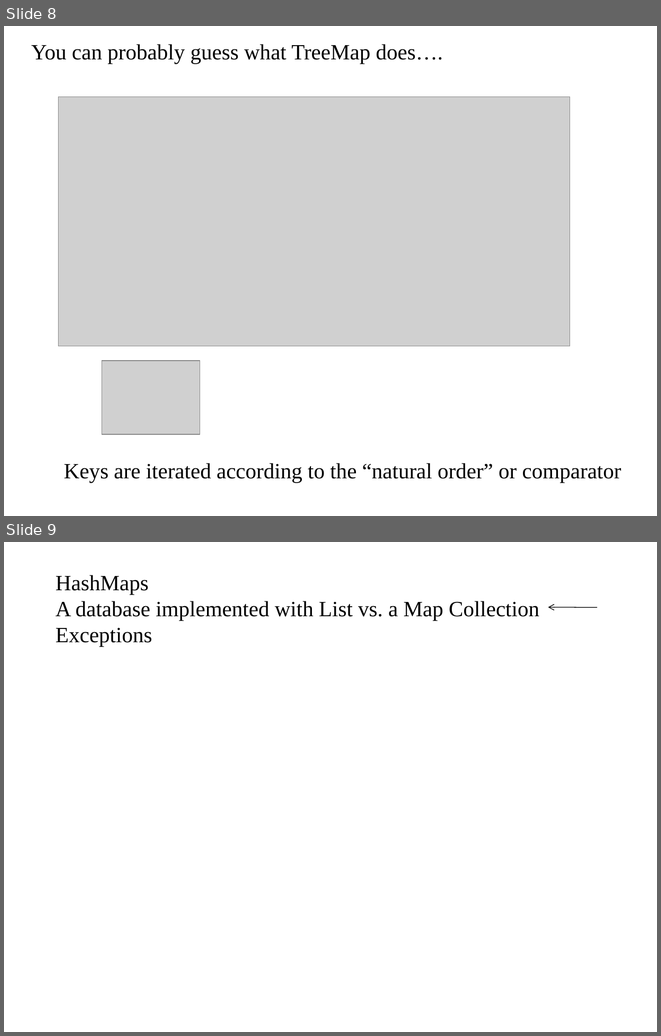
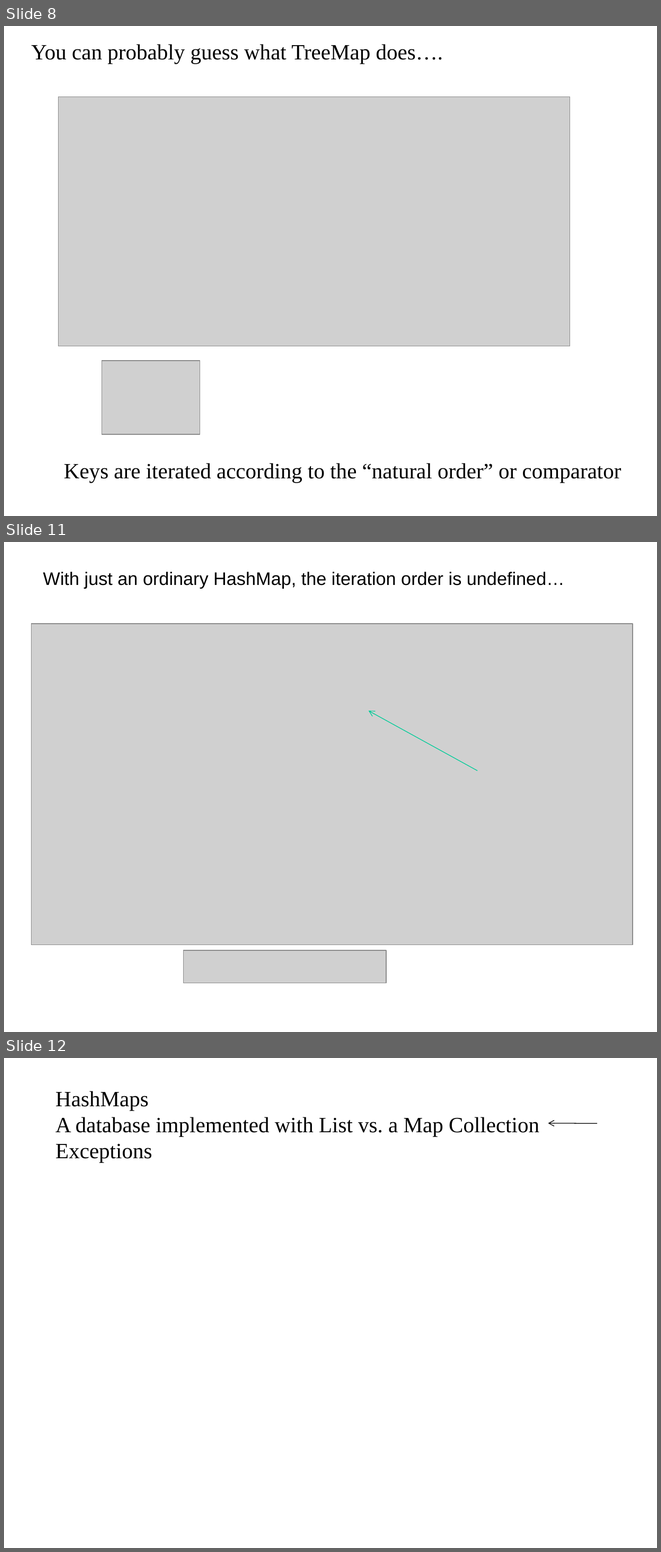
Before and after one commit to afodor/afodor.github.io, a slide deck: classes/prog2015/Prog3-Lecture9.ppt. Shown one above the other, each under a label of ours: slides 8 and 9 before the commit, slides 8, 11 and 12 after it; the slides between them are not shown. The pictures are 661x1036 and 661x1552 pixels, drawn with LibreOffice and Linux fonts; fonts in the diff are those of the drawing; grey boxes stand for pictures. Boxes give left, top, right and bottom in pixels: in the first picture for what was removed or moved away, otherwise in the second. Text is boxed around its words. In the diff, an @@ line names an element or a change of style, - is before the commit and + after.

```diff
--- a/classes/prog2015/Prog3-Lecture9.ppt
+++ b/classes/prog2015/Prog3-Lecture9.ppt
@@ slide 11 added at (4, 542, 657, 1032), background #FFFFFF @@
@@ text added at (43, 572, 565, 589), 20 pt, text #000000 @@
+With just an ordinary HashMap, the iteration order is undefined…
@@ picture added at (32, 624, 633, 945) @@
@@ arrow added from (477, 770) to (368, 711), #00CC98 0.74 pt @@
@@ picture added at (184, 950, 386, 983) @@
@@ what was slide 9 is now slide 12 @@
```
Also in this commit, not shown: 1 slide changed, 4 other slides added, 1 other file.
